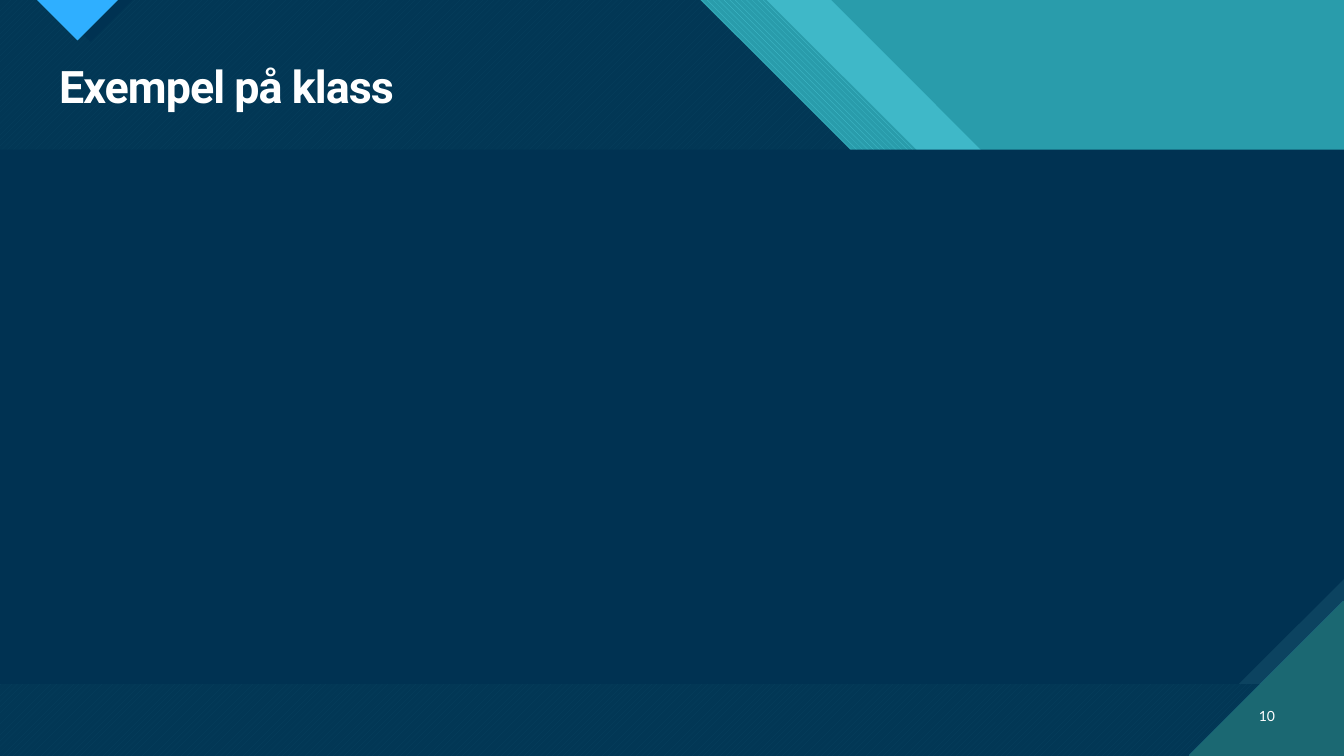
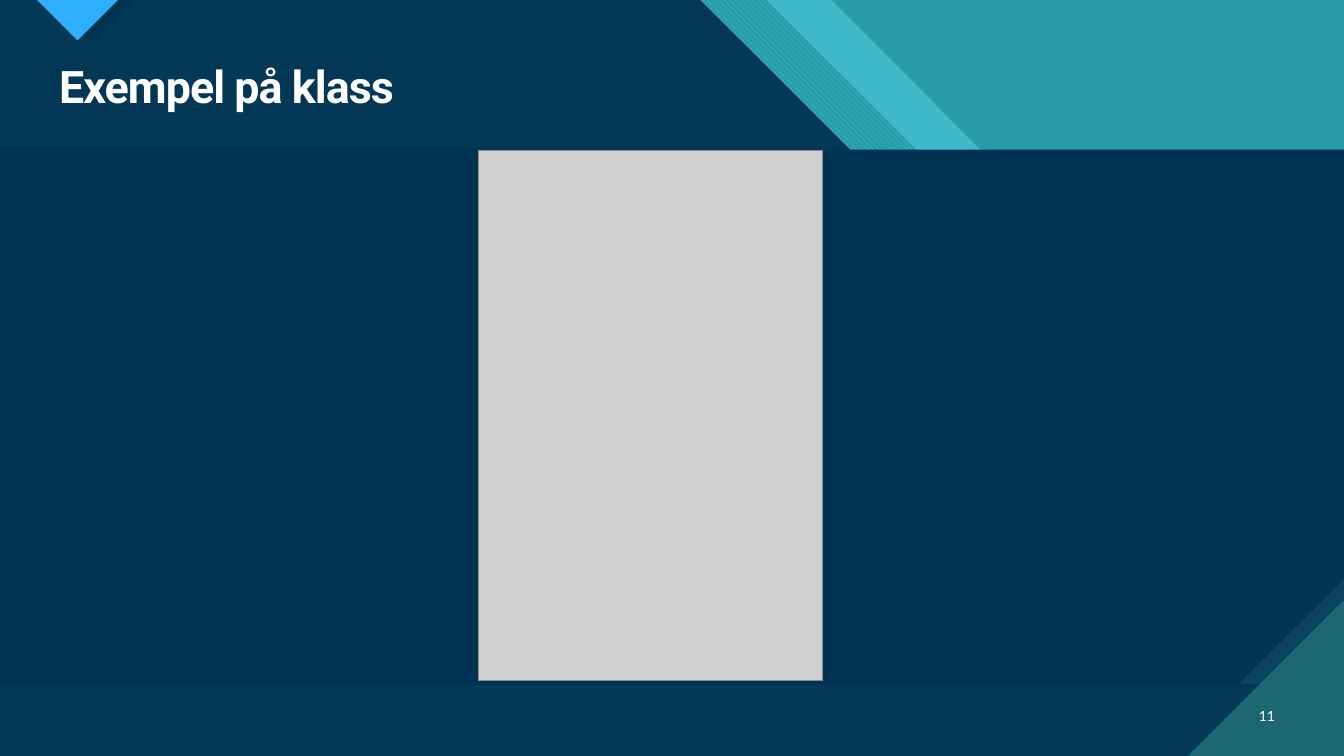
Before and after one commit to Albin0208/Parser-in-ruby, a slide deck: slide 11 of documentation/Cobra presentation.pptx (slide 10 before the commit). Drawn at 1344x756 pixels with LibreOffice and Linux fonts; fonts in the diff are those of the drawing; grey boxes stand for pictures. Boxes give left, top, right and bottom in pixels: in the first picture for what was removed or moved away, otherwise in the second. Text is boxed around its words. In the diff, an @@ line names an element or a change of style, - is before the commit and + after.

```diff
--- a/documentation/Cobra presentation.pptx
+++ b/documentation/Cobra presentation.pptx
@@ picture added at box(479, 150, 824, 681) @@
@@ page number at box(1259, 711, 1275, 721): text changed @@
-10
+11
```
Also in this commit, not shown: 1 other slide changed, 1 other file.
